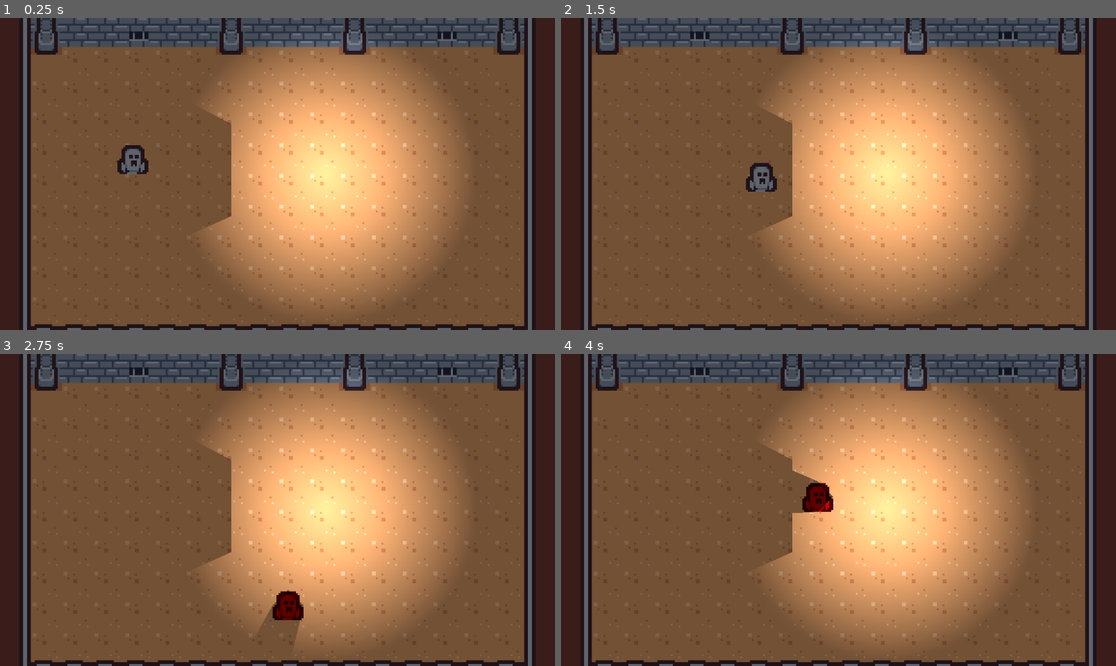
Above: before the commit, frames 1-4 (two rows, left to right).
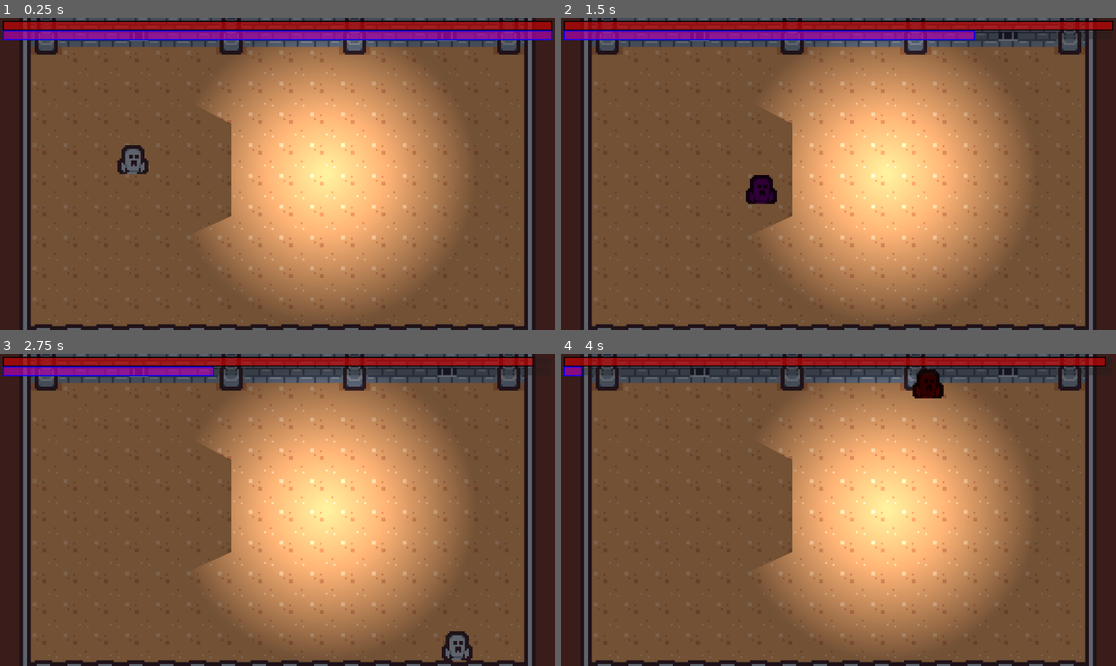
Above: after the commit, the same moments.

Repository: Lyfriss/NoviceSummerGameJam2025
Game: Godot game, scene res://Level/test_level.tscn
The game is run twice, just before and just after one commit, with the same random seed, the same clock (stepped at 60 frames per second) and the same inputs.
Inputs:
- Up to frame 1 (0.25 s): no input
- Up to frame 2 (1.5 s): tap Enter at 0.5 s; hold D (move_right) 0.53-1.28 s; tap Space (dash, bound only after the commit) at 0.6, 1.35 s; hold S (move_down) from 1.28 s (still down)
- Up to frame 3 (2.75 s): release S (move_down) at 2.03 s; hold D (move_right) from 2.03 s (still down); tap Space (dash, bound only after the commit) at 2.1 s
- Up to frame 4 (4 s): release D (move_right) at 2.78 s; hold W (move_up) 2.78-3.53 s; tap Space (dash, bound only after the commit) at 2.85, 3.6 s; hold A (move_left) from 3.53 s (still down)

The runs differ from the first frame. In frame 1, 6.2% of the frame differs, in the area x 0-100%, y 0-8%; in frame 2, 6.1%; in frame 3, 5.5%; in frame 4, 4.6%.

Commit message:
Gane over screen, UI, dash
Added the possibility of death if in the light for to long, added a dash state, added the game over screen (simple yet)  UI that comunicates the health and power

Diff:
--- a/Level/test_level.tscn
+++ b/Level/test_level.tscn
@@ -1,8 +1,11 @@
-[gd_scene load_steps=11 format=4 uid="uid://d0bxivh6wfn6u"]
+[gd_scene load_steps=16 format=4 uid="uid://d0bxivh6wfn6u"]
 
 [ext_resource type="PackedScene" uid="uid://b6o7q33sdodks" path="res://Scenes/Player/player.tscn" id="1_httya"]
 [ext_resource type="Texture2D" uid="uid://b5whui6o1e5ci" path="res://Art/TexturesAtlas.png" id="2_lob7s"]
 [ext_resource type="PackedScene" uid="uid://bh35t6rubdnao" path="res://Scenes/light_source.tscn" id="3_5yf1o"]
+[ext_resource type="Script" uid="uid://biqbjpeu5wrqy" path="res://Scripts/UI/UI_manager.gd" id="4_3qvu4"]
+[ext_resource type="Script" uid="uid://cdh7f6l2xrvts" path="res://Scripts/UI/Buttons/play_again_button.gd" id="4_apcuj"]
+[ext_resource type="Script" uid="uid://gcg2eti38soy" path="res://Scripts/UI/Buttons/quit_button.gd" id="5_73g8c"]
 
 [sub_resource type="TileSetAtlasSource" id="TileSetAtlasSource_5yf1o"]
 texture = ExtResource("2_lob7s")
@@ -190,6 +193,30 @@
 [sub_resource type="OccluderPolygon2D" id="OccluderPolygon2D_5yf1o"]
 polygon = PackedVector2Array(-4, -26, 4, -26, 4, 22, -4, 22)
 
+[sub_resource type="StyleBoxFlat" id="StyleBoxFlat_3qvu4"]
+bg_color = Color(0.882353, 0, 0, 0.588235)
+border_width_left = 2
+border_width_top = 2
+border_width_right = 2
+border_width_bottom = 2
+border_color = Color(0, 0, 0, 1)
+expand_margin_left = 2.0
+expand_margin_top = 2.0
+expand_margin_right = 2.0
+expand_margin_bottom = 2.0
+
+[sub_resource type="StyleBoxFlat" id="StyleBoxFlat_1jckg"]
+bg_color = Color(0.784314, 0, 0.784314, 0.588235)
+border_width_left = 2
+border_width_top = 2
+border_width_right = 2
+border_width_bottom = 2
+border_color = Color(0, 0, 1, 1)
+expand_margin_left = 2.0
+expand_margin_top = 2.0
+expand_margin_right = 2.0
+expand_margin_bottom = 2.0
+
 [node name="TestLevel" type="Node2D"]
 
 [node name="TileMapLayer" type="TileMapLayer" parent="."]
@@ -226,3 +253,81 @@
 
 [node name="LightOccluder2D" type="LightOccluder2D" parent="StaticBody2D"]
 occluder = SubResource("OccluderPolygon2D_5yf1o")
+
+[node name="CanvasLayer" type="CanvasLayer" parent="."]
+
+[node name="UI" type="Control" parent="CanvasLayer" node_paths=PackedStringArray("game_over_screen", "health_bar", "power_bar")]
+layout_mode = 3
+anchors_preset = 15
+anchor_right = 1.0
+anchor_bottom = 1.0
+grow_horizontal = 2
+grow_vertical = 2
+script = ExtResource("4_3qvu4")
+game_over_screen = NodePath("GameOverScreen")
+health_bar = NodePath("UserInfo/ProgesBars/HealtBar")
+power_bar = NodePath("UserInfo/ProgesBars/PowerBar")
+
+[node name="GameOverScreen" type="PanelContainer" parent="CanvasLayer/UI"]
+visible = false
+layout_mode = 1
+anchors_preset = 15
+anchor_right = 1.0
+anchor_bottom = 1.0
+grow_horizontal = 2
+grow_vertical = 2
+
+[node name="CenterContainer" type="CenterContainer" parent="CanvasLayer/UI/GameOverScreen"]
+layout_mode = 2
+
+[node name="VBoxContainer" type="VBoxContainer" parent="CanvasLayer/UI/GameOverScreen/CenterContainer"]
+layout_mode = 2
+
+[node name="Label" type="Label" parent="CanvasLayer/UI/GameOverScreen/CenterContainer/VBoxContainer"]
+layout_mode = 2
+text = "GAME OVER"
+
+[node name="PlayAgain" type="Button" parent="CanvasLayer/UI/GameOverScreen/CenterContainer/VBoxContainer"]
+layout_mode = 2
+text = "Play Again
+"
+script = ExtResource("4_apcuj")
+
+[node name="Quit" type="Button" parent="CanvasLayer/UI/GameOverScreen/CenterContainer/VBoxContainer"]
+layout_mode = 2
+text = "Quit"
+script = ExtResource("5_73g8c")
+
+[node name="UserInfo" type="MarginContainer" parent="CanvasLayer/UI"]
+layout_mode = 1
+anchors_preset = 15
+anchor_right = 1.0
+anchor_bottom = 1.0
+grow_horizontal = 2
+grow_vertical = 2
+mouse_filter = 2
+theme_override_constants/margin_left = 8
+theme_override_constants/margin_top = 8
+theme_override_constants/margin_right = 8
+theme_override_constants/margin_bottom = 8
+
+[node name="ProgesBars" type="VBoxContainer" parent="CanvasLayer/UI/UserInfo"]
+layout_mode = 2
+size_flags_vertical = 0
+
+[node name="HealtBar" type="ProgressBar" parent="CanvasLayer/UI/UserInfo/ProgesBars"]
+custom_minimum_size = Vector2(0, 16)
+layout_mode = 2
+theme_override_styles/fill = SubResource("StyleBoxFlat_3qvu4")
+value = 100.0
+show_percentage = false
+
+[node name="PowerBar" type="ProgressBar" parent="CanvasLayer/UI/UserInfo/ProgesBars"]
+custom_minimum_size = Vector2(0, 16)
+layout_mode = 2
+theme_override_styles/fill = SubResource("StyleBoxFlat_1jckg")
+value = 100.0
+show_percentage = false
+
+[connection signal="pressed" from="CanvasLayer/UI/GameOverScreen/CenterContainer/VBoxContainer/PlayAgain" to="CanvasLayer/UI/GameOverScreen/CenterContainer/VBoxContainer/PlayAgain" method="_on_pressed"]
+[connection signal="pressed" from="CanvasLayer/UI/GameOverScreen/CenterContainer/VBoxContainer/Quit" to="CanvasLayer/UI/GameOverScreen/CenterContainer/VBoxContainer/Quit" method="_on_pressed"]
--- a/Scenes/Player/player.tscn
+++ b/Scenes/Player/player.tscn
@@ -1,29 +1,32 @@
-[gd_scene load_steps=9 format=3 uid="uid://b6o7q33sdodks"]
+[gd_scene load_steps=11 format=3 uid="uid://b6o7q33sdodks"]
 
 [ext_resource type="Script" uid="uid://deiy7ht1o85fx" path="res://Scripts/Player/player_controller.gd" id="1_uvnfx"]
 [ext_resource type="Script" uid="uid://y62nr1luswvn" path="res://Scripts/Player/PlayerComponents/player_input_component.gd" id="2_a3d8c"]
 [ext_resource type="Script" uid="uid://61i88un5qado" path="res://Scripts/Player/PlayerStates/player_state_machine.gd" id="3_xpcdj"]
+[ext_resource type="Script" uid="uid://cdv4uvjg3k4av" path="res://Scripts/Player/PlayerComponents/player_health_component.gd" id="4_0u5uq"]
 [ext_resource type="Script" uid="uid://6tc5paw8qhgq" path="res://Scripts/Player/PlayerStates/ilde_Player_state.gd" id="4_mtuoh"]
 [ext_resource type="Script" uid="uid://dpl26twvpd26c" path="res://Scripts/Player/PlayerStates/walk_state.gd" id="5_htcer"]
 [ext_resource type="Texture2D" uid="uid://b5whui6o1e5ci" path="res://Art/TexturesAtlas.png" id="6_dd0ac"]
-
-[sub_resource type="CapsuleShape2D" id="CapsuleShape2D_tugb3"]
-radius = 8.0
-height = 16.0
+[ext_resource type="Script" uid="uid://blxmwtvxiippc" path="res://Scripts/Player/PlayerStates/dash_state.gd" id="8_jlvik"]
 
 [sub_resource type="OccluderPolygon2D" id="OccluderPolygon2D_dd0ac"]
 polygon = PackedVector2Array(-8, -8, 0, 0, 8, -8, 0, -16)
+
+[sub_resource type="CapsuleShape2D" id="CapsuleShape2D_tugb3"]
+radius = 4.0
+height = 16.0
 
 [node name="Player" type="CharacterBody2D"]
 motion_mode = 1
 script = ExtResource("1_uvnfx")
 
-[node name="CollisionShape2D" type="CollisionShape2D" parent="."]
-position = Vector2(0, -8)
-shape = SubResource("CapsuleShape2D_tugb3")
-
 [node name="LightOccluder2D" type="LightOccluder2D" parent="."]
 occluder = SubResource("OccluderPolygon2D_dd0ac")
+
+[node name="CollisionShape2D" type="CollisionShape2D" parent="."]
+position = Vector2(0, -4)
+rotation = 1.5708
+shape = SubResource("CapsuleShape2D_tugb3")
 
 [node name="Sprite2D" type="Sprite2D" parent="."]
 position = Vector2(0, -8)
@@ -35,6 +38,11 @@
 
 [node name="GetInputComponent" type="Node" parent="Components"]
 script = ExtResource("2_a3d8c")
+
+[node name="HealthComponent" type="Node" parent="Components" node_paths=PackedStringArray("player")]
+script = ExtResource("4_0u5uq")
+player = NodePath("../..")
+dps = 20.0
 
 [node name="StateMachine" type="Node" parent="." node_paths=PackedStringArray("player_controller", "player_input", "default_state")]
 script = ExtResource("3_xpcdj")
@@ -48,3 +56,13 @@
 [node name="WalkState" type="Node" parent="StateMachine"]
 script = ExtResource("5_htcer")
 walk_speed = 75.0
+
+[node name="DashState" type="Node" parent="StateMachine"]
+script = ExtResource("8_jlvik")
+metadata/_custom_type_script = "uid://cssjm1ui566jm"
+
+[node name="Timer" type="Timer" parent="StateMachine/DashState"]
+wait_time = 0.5
+one_shot = true
+
+[connection signal="timeout" from="StateMachine/DashState/Timer" to="StateMachine/DashState" method="_on_timer_timeout"]
--- a/Scripts/Globals.gd
+++ b/Scripts/Globals.gd
@@ -1,3 +1,4 @@
 extends Node
 
 var player : PlayerController
+var ui: UIManager
--- /dev/null
+++ b/Scripts/Player/PlayerComponents/player_health_component.gd
@@ -0,0 +1,29 @@
+class_name PlayerHealthComponent extends Node
+
+@export_category("References")
+@export var player : PlayerController
+
+@export_category("Health settings")
+@export var max_health : float = 100
+@export var dps : float = 1
+var current_health : float : set = set_current_health
+var dead : bool = false
+
+func _ready() -> void:
+	current_health = max_health
+
+func _process(delta: float) -> void:
+	burn_in_the_light(delta)
+
+func burn_in_the_light(delta : float):
+	if player.is_illuminated() and current_health > 0:
+		current_health -= dps * delta
+	if not player.is_illuminated() and current_health < max_health:
+		current_health += dps * delta
+
+func set_current_health(value):
+	current_health = clamp(value, 0, max_health)
+	if current_health == 0:
+		Globals.ui.show_game_over_screen()
+		Globals.player.dead = true
+	Globals.ui.update_health_bar(max_health, current_health)
--- /dev/null
+++ b/Scripts/Player/PlayerStates/dash_state.gd
@@ -0,0 +1,39 @@
+class_name DashPlayerState extends PlayerState
+
+@export_category("Dash settings")
+@export_range(0.0, 100, 10.0) var max_power : float = 100
+@export_range(0.0, 25, 5.0) var power_cost : float = 20.0
+@onready var current_power : float = max_power : set = set_current_power
+
+@export_category("Movement settings")
+@export var dash_speed : float = 250
+@export var acceleration : float = 1000
+@export var deceleration : float = 450
+
+@onready var timer: Timer = $Timer
+
+
+func enter_state(_last_state: String) -> void:
+	if current_power <= 0:
+		move_to_state.emit("WalkState")
+	timer.start()
+	player_controller.modulate = Color.WEB_PURPLE
+
+func physics_update(delta: float) -> void:
+	player_controller.move_player(dash_speed, acceleration, deceleration, delta)
+
+func update(delta: float) -> void:
+	if not timer.is_stopped():
+		current_power -= power_cost * delta * 2
+
+func exit() -> void:
+	pass
+
+func set_current_power(value):
+	current_power = clamp(value, 0, max_power)
+
+	Globals.ui.update_power_bar(max_power, current_power)
+
+func _on_timer_timeout() -> void:
+	player_controller.modulate = Color.WHITE
+	move_to_state.emit("WalkState")
--- a/Scripts/Player/PlayerStates/player_state_machine.gd
+++ b/Scripts/Player/PlayerStates/player_state_machine.gd
@@ -31,7 +31,9 @@
 	state.move_to_state.connect(move_to_state)
 
 func _physics_process(delta: float) -> void:
-	current_state.physics_update(delta)
+	if not Globals.player.dead:
+		current_state.physics_update(delta)
 
 func _process(delta: float) -> void:
-	current_state.update(delta)
+	if not Globals.player.dead:
+		current_state.update(delta)
--- a/Scripts/Player/PlayerStates/walk_state.gd
+++ b/Scripts/Player/PlayerStates/walk_state.gd
@@ -13,6 +13,8 @@
 
 	if player_controller.velocity.is_zero_approx() and player_input.get_movement_vector_normalized() == Vector2.ZERO:
 		move_to_state.emit("IdleState")
+	if Input.is_action_just_pressed("dash"):
+		move_to_state.emit("DashState")
 
 func physics_update(delta: float) -> void:
 	player_controller.move_player(walk_speed, acceleration, deceleration, delta)
--- a/Scripts/Player/player_controller.gd
+++ b/Scripts/Player/player_controller.gd
@@ -5,20 +5,18 @@
 @export var debug: bool = false
 @export var illuminated_count : int
 
+var dead : bool = false
 var direction: Vector2
 
 func _init() -> void:
 	Globals.player = self
 
 func  _process(_delta: float) -> void:
-	print(illuminated_count)
 	if illuminated_count > 0:
-
 		sprite_2d.self_modulate = Color.RED
 	if illuminated_count == 0:
 		sprite_2d.self_modulate = Color.WHITE
 
-	print(illuminated_count)
 func set_movement_input(input_vector : Vector2) -> void:
 		direction = input_vector
 
@@ -32,5 +30,5 @@
 
 	move_and_slide()
 
-func set_illumination_amount(amount: int) -> void:
-	illuminated_count = max(0, illuminated_count)
+func is_illuminated() -> bool:
+	return illuminated_count > 0
--- /dev/null
+++ b/Scripts/UI/Buttons/play_again_button.gd
@@ -0,0 +1,5 @@
+class_name PlayAgainButton extends Button
+
+
+func _on_pressed() -> void:
+	get_tree().reload_current_scene()
--- /dev/null
+++ b/Scripts/UI/Buttons/quit_button.gd
@@ -0,0 +1,4 @@
+class_name QuitButton extends Button
+
+func _on_pressed() -> void:
+	get_tree().quit()
--- /dev/null
+++ b/Scripts/UI/UI_manager.gd
@@ -0,0 +1,23 @@
+class_name UIManager extends Control
+
+@export_category("Screens")
+@export var game_over_screen : PanelContainer
+@export var health_bar : ProgressBar
+@export var power_bar : ProgressBar
+
+func _init() -> void:
+	Globals.ui = self
+
+func _ready() -> void:
+	game_over_screen.visible = false
+
+func show_game_over_screen() -> void:
+	game_over_screen.visible = true
+
+func update_health_bar(max_health : float, current_health : float) -> void:
+	var percentage = (current_health / max_health) * 100
+	health_bar.value = percentage
+
+func update_power_bar(max_power : float, current_power : float) -> void:
+	var percentage = (current_power / max_power) * 100
+	power_bar.value = percentage
--- a/Scripts/light_source.gd
+++ b/Scripts/light_source.gd
@@ -24,10 +24,10 @@
 		ray_cast.look_at(player.global_position + Vector2(0, -8))
 		no_obstacle = ray_cast.get_collider() is PlayerController
 
-	var is_visible : bool = in_range and no_obstacle
-	if is_visible and not was_visible:
+	var is_now_visible : bool = in_range and no_obstacle
+	if is_now_visible and not was_visible:
 		player.illuminated_count += 1
-	elif not is_visible and was_visible :
+	elif not is_now_visible and was_visible :
 		player.illuminated_count -= 1
 
-	was_visible = is_visible
+	was_visible = is_now_visible
--- a/project.godot
+++ b/project.godot
@@ -41,6 +41,11 @@
 "events": [Object(InputEventKey,"resource_local_to_scene":false,"resource_name":"","device":-1,"window_id":0,"alt_press …(192 unchanged characters)…
 ]
 }
+dash={
+"deadzone": 0.2,
+"events": [Object(InputEventKey,"resource_local_to_scene":false,"resource_name":"","device":-1,"window_id":0,"alt_pressed":false,"shift_pressed":false,"ctrl_pressed":false,"meta_pressed":false,"pressed":false,"keycode":0,"physical_keycode":32,"key_label":0,"unicode":32,"location":0,"echo":false,"script":null)
+]
+}
 
 [layer_names]
 
Not shown, added: Scripts/Player/PlayerComponents/player_health_component.gd.uid
Not shown, added: Scripts/Player/PlayerStates/dash_state.gd.uid
Not shown, added: Scripts/UI/Buttons/play_again_button.gd.uid
Not shown, added: Scripts/UI/Buttons/quit_button.gd.uid
Not shown, added: Scripts/UI/UI_manager.gd.uid
